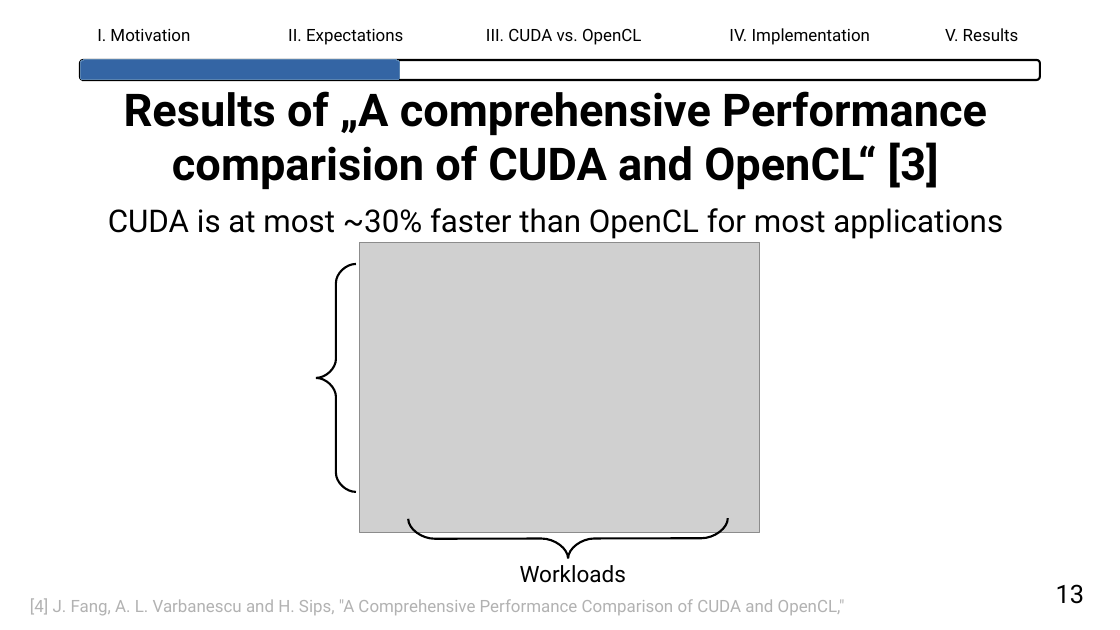
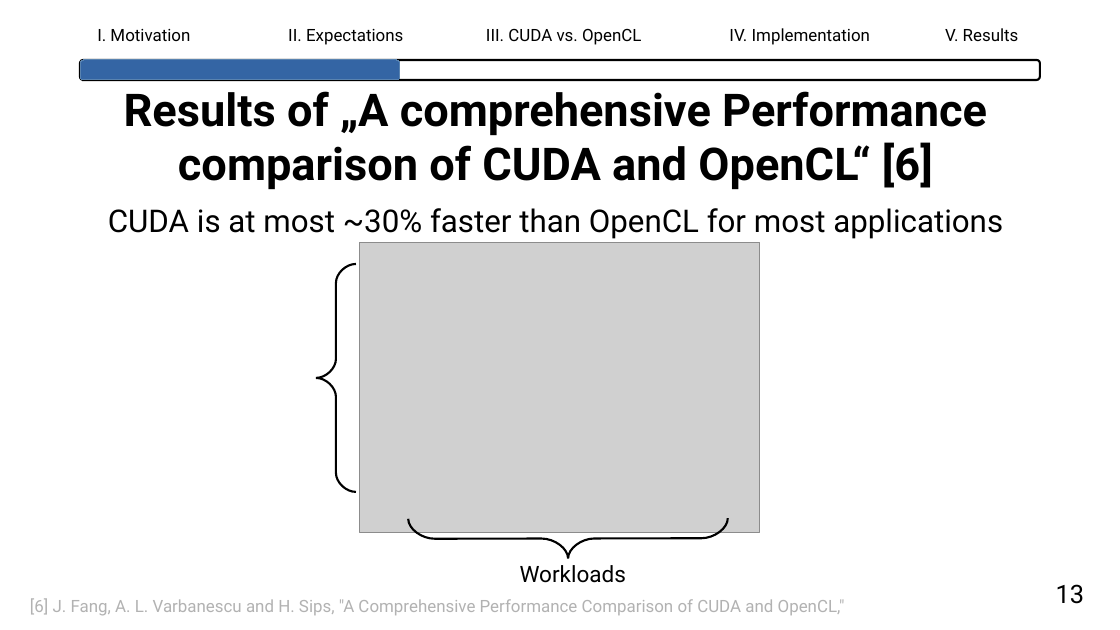
Before and after one commit to lhahner/opti-perf, a slide deck: slide 15 of docs/presentation/final-presentation.odp. Drawn at 1120x630 pixels with LibreOffice and Linux fonts; fonts in the diff are those of the drawing; grey boxes stand for pictures. Boxes give left, top, right and bottom in pixels: in the first picture for what was removed or moved away, otherwise in the second. Text is boxed around its words. In the diff, an @@ line names an element or a change of style, - is before the commit and + after.

```diff
--- a/docs/presentation/final-presentation.odp
+++ b/docs/presentation/final-presentation.odp
@@ title at [124, 91, 987, 190]: text changed @@
-Results of „A comprehensive Performance comparision of CUDA and OpenCL“ [3]
+Results of „A comprehensive Performance comparison of CUDA and OpenCL“ [6]
@@ text at [30, 598, 845, 615]: text changed @@
-[4] J. Fang, A. L. Varbanescu and H. Sips, "A Comprehensive Performance Comparison of CUDA and OpenCL,"
+[6] J. Fang, A. L. Varbanescu and H. Sips, "A Comprehensive Performance Comparison of CUDA and OpenCL,"
```
Also in this commit, not shown: 29 other slides changed, 6 slides removed, 1 other file.
